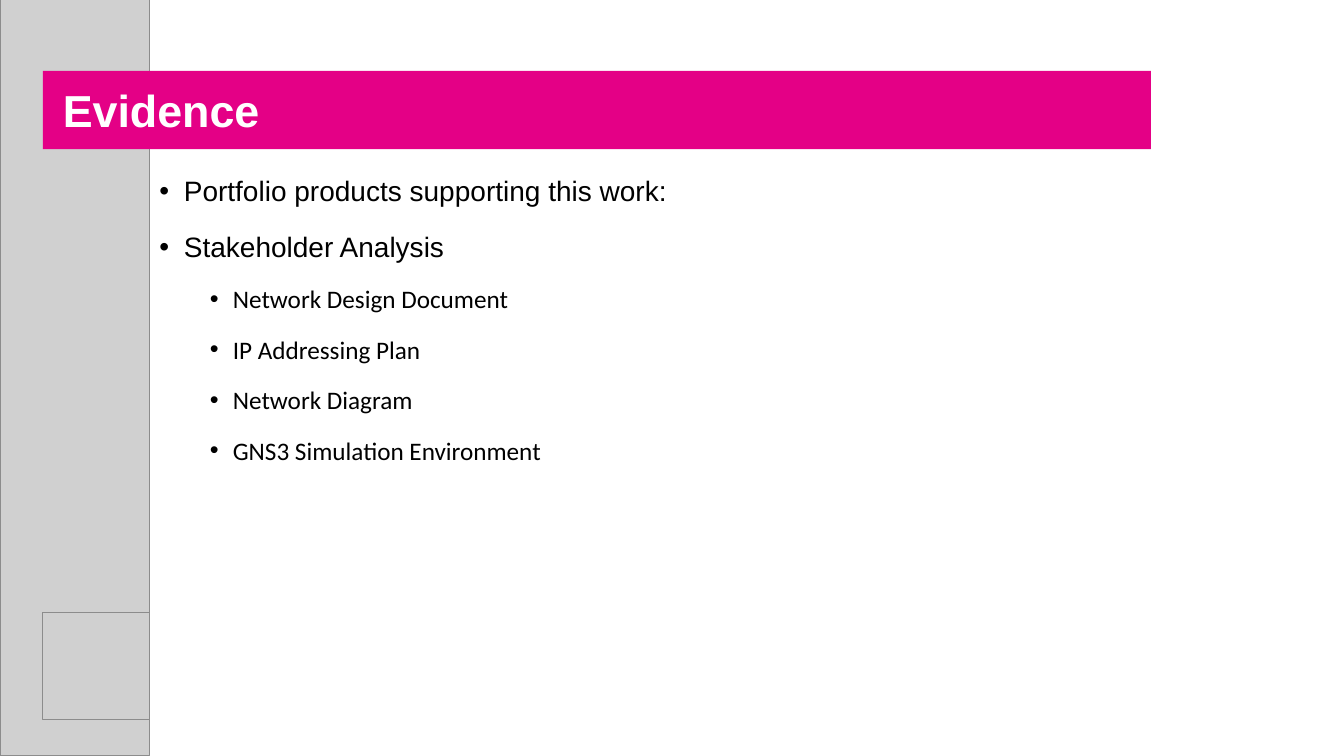
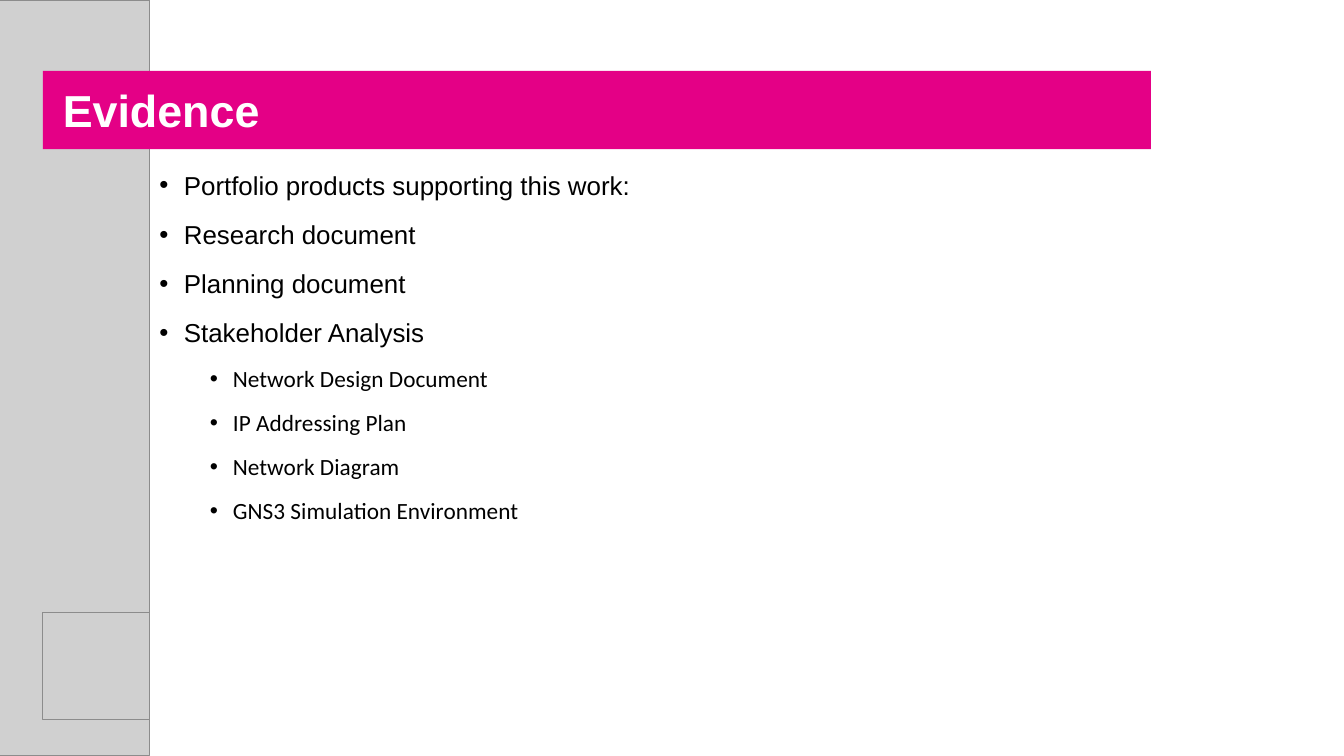
Before and after one commit to DHadzhiivanov/Studies, a slide deck: slide 5 of Template_ShowAndGrow - Copy.pptx (slide 6 before the commit). Drawn at 1344x756 pixels with LibreOffice and Linux fonts; fonts in the diff are those of the drawing; grey boxes stand for pictures. Boxes give left, top, right and bottom in pixels: in the first picture for what was removed or moved away, otherwise in the second. Text is boxed around its words. In the diff, an @@ line names an element or a change of style, - is before the commit and + after.

```diff
--- a/Template_ShowAndGrow - Copy.pptx
+++ b/Template_ShowAndGrow - Copy.pptx
@@ text at <box>184,176,630,519</box>: size 20 to 18.5 pt in "Portfolio products supporting this work:", "Stakeholder Analysis"; size 18 to 16.6 pt in "Network Design Document", "IP Addressing Plan", "Network Diagram", "GNS3 Simulation Environment"; line spacing 1.5 to 1.4 @@
@@ text at <box>184,225,416,299</box>: paragraphs added @@
+• Research document
+• Planning document
```
Also in this commit, not shown: 1 other slide changed, 2 slides added, 11 slides removed, 1 other file.
